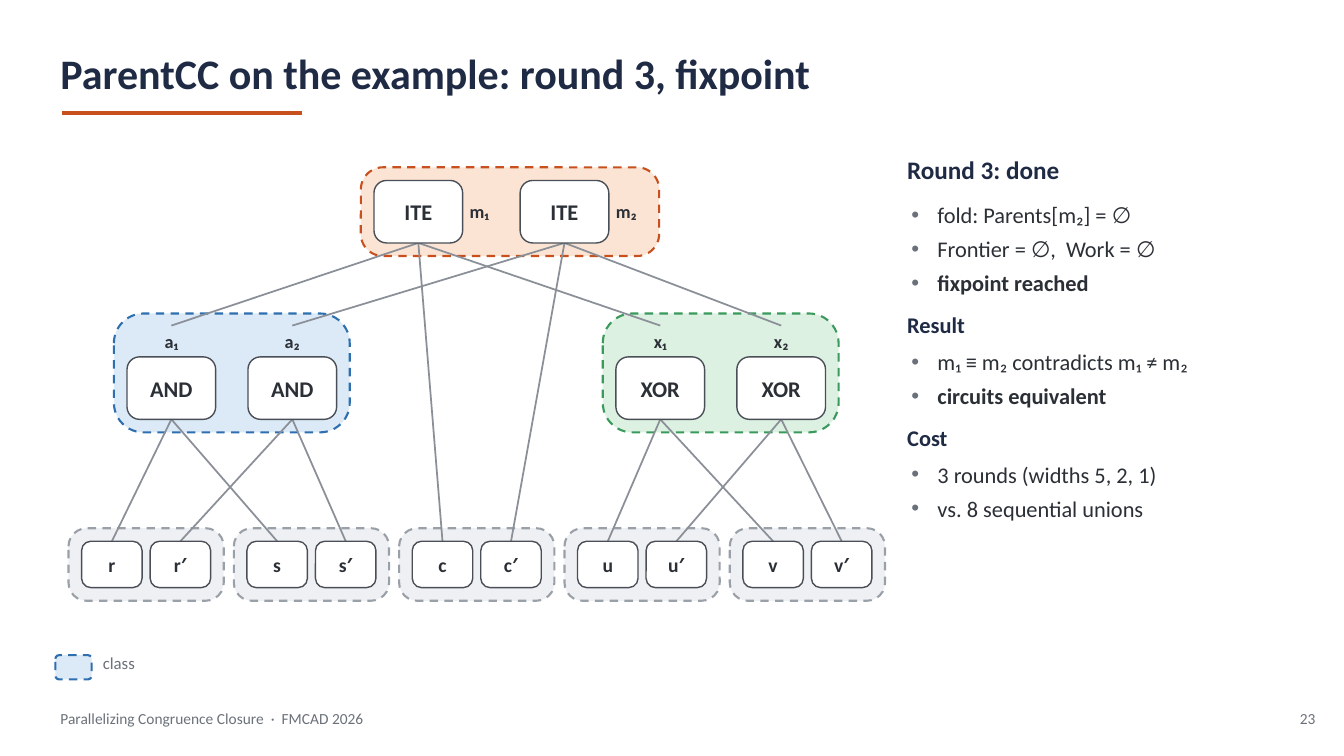
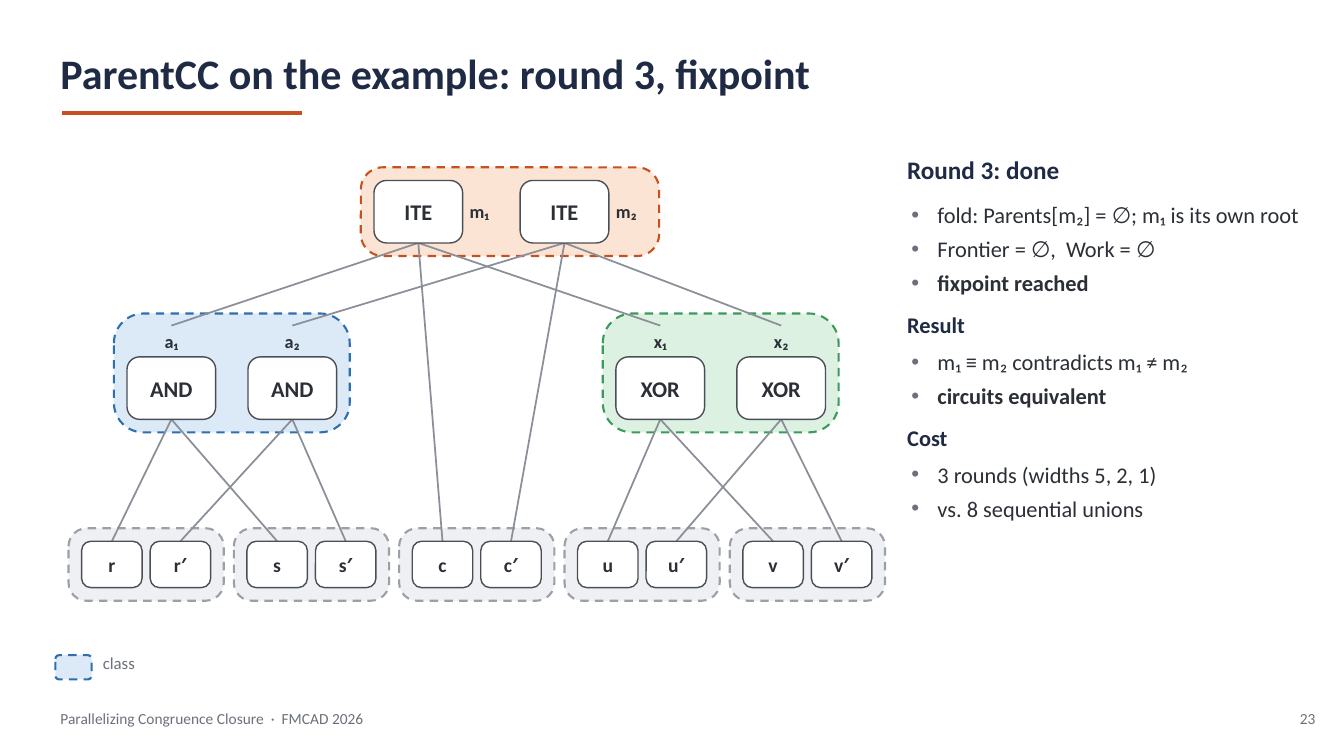
Before and after one commit to amarshah1/parallelcc-paper, a slide deck: slide 23 of slides/parallelcc-part1.pptx. Drawn at 1344x756 pixels with LibreOffice and Linux fonts; fonts in the diff are those of the drawing. Boxes give left, top, right and bottom in pixels: in the first picture for what was removed or moved away, otherwise in the second. Text is boxed around its words. In the diff, an @@ line names an element or a change of style, - is before the commit and + after.

```diff
--- a/slides/parallelcc-part1.pptx
+++ b/slides/parallelcc-part1.pptx
@@ text at [937,207,1298,226]: text changed @@
-• fold: Parents[m₂] = ∅
+• fold: Parents[m₂] = ∅; m₁ is its own root
```
Also in this commit, not shown: 5 other slides changed, 2 other files.
